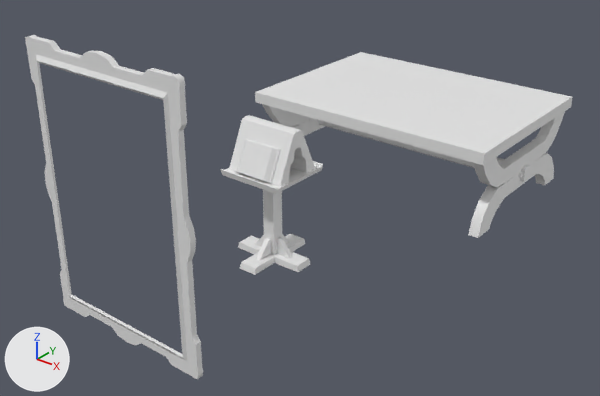
The FBX model Assets/Models/Assets/PropCluster/SM_PropCluster03_v02.fbx, before and after one commit.
Rendered twice from a camera (50 mm lens) standing at (7.54, -8.75, 6.57) and looking at (0.03, 0.63, 0.75). Arrows for +X, +Y and +Z are at lower left; the lights stay in place. The first picture is the older version. Materials are left out; every surface is plain grey. Where no turn or scale is listed for an object, it has been applied to the vertices.

The older version as bpy lines, for what is in view:
```python
ob_atril_pcube1 = bpy.data.objects.new('Atril_pCube1', me_mesh_004)
ob_atril_pcube1.location = (0.0, 0.0, 0.7)
ob_atril_pcube2 = bpy.data.objects.new('Atril_pCube2', me_mesh_003)
ob_atril_pcube2.location = (0.0, 0.0, 1.8)
ob_atril_pcube3 = bpy.data.objects.new('Atril_pCube3', me_mesh_006)
ob_atril_pcube3.location = (-0.76, 0.26, 0.06)
ob_atril_pcube4 = bpy.data.objects.new('Atril_pCube4', me_mesh_005)
ob_atril_pcube4.location = (0.0, 0.0, 0.0)
ob_cuadro = bpy.data.objects.new('Cuadro', me_mesh)
ob_cuadro.location = (0.0, -3.0, 1.96)
ob_libro_geo = bpy.data.objects.new('Libro_Geo', me_mesh_002)
ob_libro_geo.location = (0.0, -0.34, 1.72)
ob_mesa = bpy.data.objects.new('Mesa', me_mesh_001)
ob_mesa.location = (0.0, 4.0, 0.8)
```
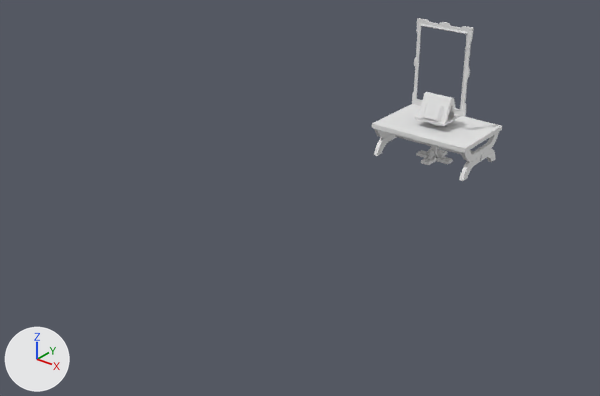
Where the newer file only moved an object's origin or applied its transform, the numbers keep the older frame.

What differs and where, as boxes [x1, y1, x2, y2] in the pictures (600 x 396 px):
'Mesa', moved, rescaled (59% narrower, 58% shorter)
    before: [255, 52, 573, 238]
    after: [372, 104, 502, 181]
'Cuadro', moved, rescaled (65% narrower, 71% shorter)
    before: [25, 35, 203, 379]
    after: [412, 18, 474, 116]
'Atril_pCube2', moved, rescaled (56% narrower, 56% shorter)
    before: [220, 115, 323, 194]
    after: [415, 92, 460, 126]
'Atril_pCube1', moved, rescaled (48% narrower, 51% shorter)
    before: [238, 190, 310, 275]
    after: [416, 124, 453, 165]
'Atril_pCube3', moved
    before: [255, 235, 293, 258]
    after: [425, 148, 444, 159]
'Atril_pCube4', moved
    before: [256, 234, 289, 260]
    after: [428, 149, 434, 159]
'Libro_Geo', unchanged, covered by the edit
    before: [236, 138, 281, 184]
    after: [422, 102, 444, 122]

The change, as a diff of the scene's bpy script:
```diff
--- a/Assets/Models/Assets/PropCluster/SM_PropCluster03_v02.fbx.py
+++ b/Assets/Models/Assets/PropCluster/SM_PropCluster03_v02.fbx.py
@@ me_mesh_004 @@
 # used by ob_atril_pcube1; location = (0.0, 0.0, 0.7)
-me_mesh_004.from_pydata(...)  # 32 vertices, 29 faces; spans x -0.626..0.626, y -0.626..0.626, z -0.742..0.742
+me_mesh_004.from_pydata(...)  # 32 vertices, 29 faces; spans x -0.372..0.372, y -0.372..0.372, z -0.441..0.441
+# me_mesh_004 part 1: the whole mesh is scaled about its middle by 0.594
@@ me_mesh_001 @@
 # used by ob_mesa; location = (0.0, 4.0, 0.8)
-me_mesh_001.from_pydata(...)  # 224 vertices, 202 faces; spans x -2.36..2.36, y -1.72..1.72, z -0.79..0.79
+me_mesh_001.from_pydata(...)  # 224 vertices, 202 faces; spans x -1.04..1.04, y -0.76..0.76, z -0.35..0.35
+# me_mesh_001 part 2: the whole mesh is scaled about its middle by 0.44
@@ me_mesh_003 @@
 # used by ob_atril_pcube2; location = (0.0, 0.0, 1.8)
-me_mesh_003.from_pydata(...)  # 72 vertices, 80 faces; spans x -0.543..0.543, y -0.562..0.562, z -0.399..0.399
+me_mesh_003.from_pydata(...)  # 72 vertices, 80 faces; spans x -0.322..0.322, y -0.334..0.334, z -0.237..0.237
+# me_mesh_003 part 4: the whole mesh is scaled about its middle by 0.594
@@ me_mesh @@
 # used by ob_cuadro; location = (0.0, -3.0, 1.96)
-me_mesh.from_pydata(...)  # 280 vertices, 224 faces; spans x -1.36..1.36, y -0.06..0.06, z -1.98..1.98
+me_mesh.from_pydata(...)  # 280 vertices, 224 faces; spans x -0.6..0.6, y -0.03..0.03, z -0.87..0.87
+# me_mesh part 3: the whole mesh is scaled about its middle by 0.44
@@ ob_atril_pcube1 @@
 ob_atril_pcube1 = bpy.data.objects.new('Atril_pCube1', me_mesh_004)
-ob_atril_pcube1.location = (0.0, 0.0, 0.7)
+ob_atril_pcube1.location = (0.0, 5.0, 0.42)
@@ ob_mesa @@
 ob_mesa = bpy.data.objects.new('Mesa', me_mesh_001)
-ob_mesa.location = (0.0, 4.0, 0.8)
+ob_mesa.location = (0.0, 5.0, 0.35)
@@ ob_atril_pcube2 @@
 ob_atril_pcube2 = bpy.data.objects.new('Atril_pCube2', me_mesh_003)
-ob_atril_pcube2.location = (0.0, 0.0, 1.8)
+ob_atril_pcube2.location = (0.0, 5.0, 1.07)
@@ ob_atril_pcube3 @@
 ob_atril_pcube3 = bpy.data.objects.new('Atril_pCube3', me_mesh_006)
-ob_atril_pcube3.location = (-0.76, 0.26, 0.06)
+ob_atril_pcube3.location = (-0.45, 5.16, 0.03)
@@ ob_atril_pcube4 @@
 ob_atril_pcube4 = bpy.data.objects.new('Atril_pCube4', me_mesh_005)
-ob_atril_pcube4.location = (0.0, 0.0, 0.0)
+ob_atril_pcube4.location = (0.0, 5.0, 0.0)
@@ ob_cuadro @@
 ob_cuadro = bpy.data.objects.new('Cuadro', me_mesh)
-ob_cuadro.location = (0.0, -3.0, 1.96)
+ob_cuadro.location = (0.0, 5.0, 1.86)
```
